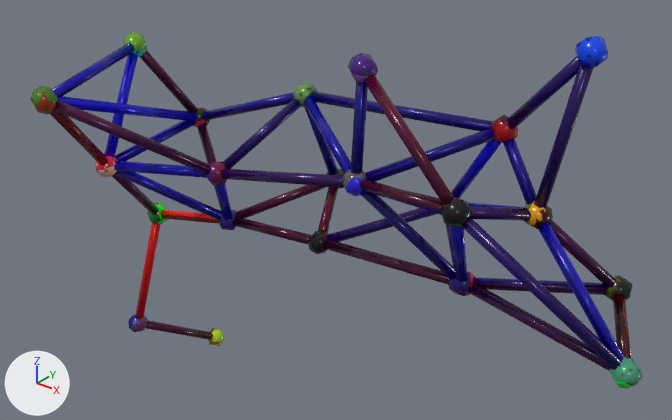
Renders of the glTF model static/meshes/pikachu_skel.glb from each side of a commit.
Rendered twice from a 50 mm lens placed at (0.163, -1.039, 0.168), pointed at (-0.031, -0.797, 0.017). Every picture has the same lights, and +X, +Y and +Z are marked at lower left. Where no turn or scale is listed for an object, it has been applied to the vertices. Vertices at the same position are counted once.

The older version as bpy lines, for what is in view:
```python
me_fg_00012_skel = bpy.data.meshes.new('fg-00012-skel')
me_fg_00012_skel.from_pydata(...)  # 3364 vertices, 6592 faces; spans x -0.153..0.09, y -0.868..-0.755, z -0.108..0.096
me_fg_00012_skel.materials.append(mat_material_0_001)
ob_fg_00012_skel = bpy.data.objects.new('fg-00012-skel', me_fg_00012_skel)
ob_fg_00012_skel.location = (0.0, 0.0, 0.0)
```
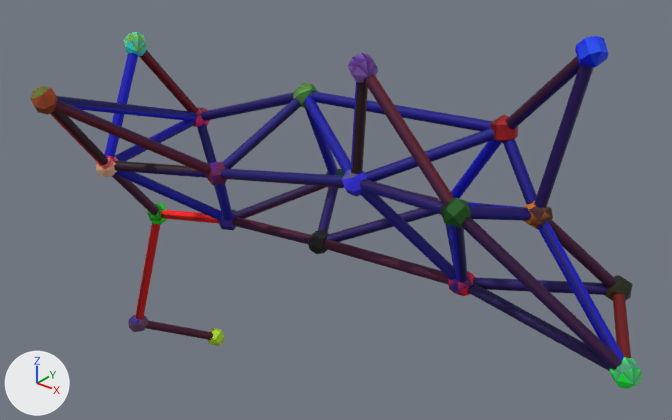
Location of each change, (x1, y1, x2, y2) in pixels of the pictures (672 x 420 px):
part 1 of me_fg_00012_skel, cut back
    before: (53, 43, 211, 168)
    after: (53, 99, 211, 168)
part 2 of me_fg_00012_skel, surface changed
    both: (31, 41, 642, 389)
part 3 of me_fg_00012_skel, recoloured
    both: (31, 32, 643, 384)

The edits, one by one:
me_fg_00012_skel is used by ob_fg_00012_skel; location (0.0, 0.0, 0.0).
me_fg_00012_skel had 3364 vertices, 6592 faces and spanned x -0.153..0.09, y -0.868..-0.755, z -0.108..0.096.
me_fg_00012_skel now has 3364 vertices, 6528 faces and spans x -0.153..0.09, y -0.868..-0.755, z -0.108..0.096.
Part 1, on me_fg_00012_skel:
163 faces are deleted.
14 vertices move within x -0.107..-0.104, y -0.864..-0.863, z 0.06..0.063.
99 new faces join them.
me_fg_00012_skel part 2: 6395 kept faces spanning x -0.153..0.09, y -0.868..-0.755, z -0.108..0.096 get new texture (UV) coordinates.
me_fg_00012_skel part 3: 2851 kept faces spanning x -0.153..0.09, y -0.868..-0.755, z -0.108..0.096 get new vertex colours.
me_fg_00012_skel part 4: the surface is now shaded flat.
